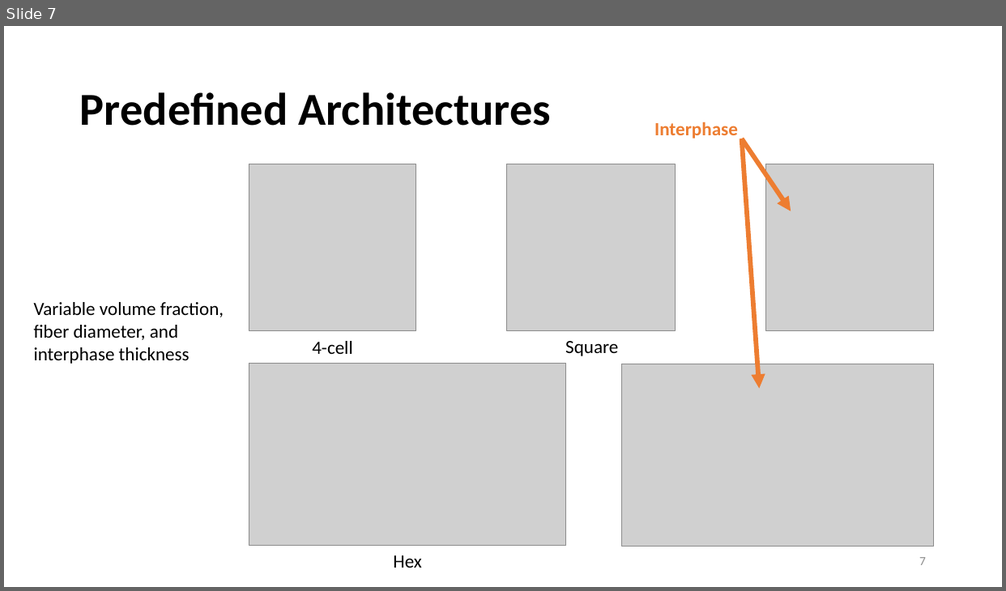
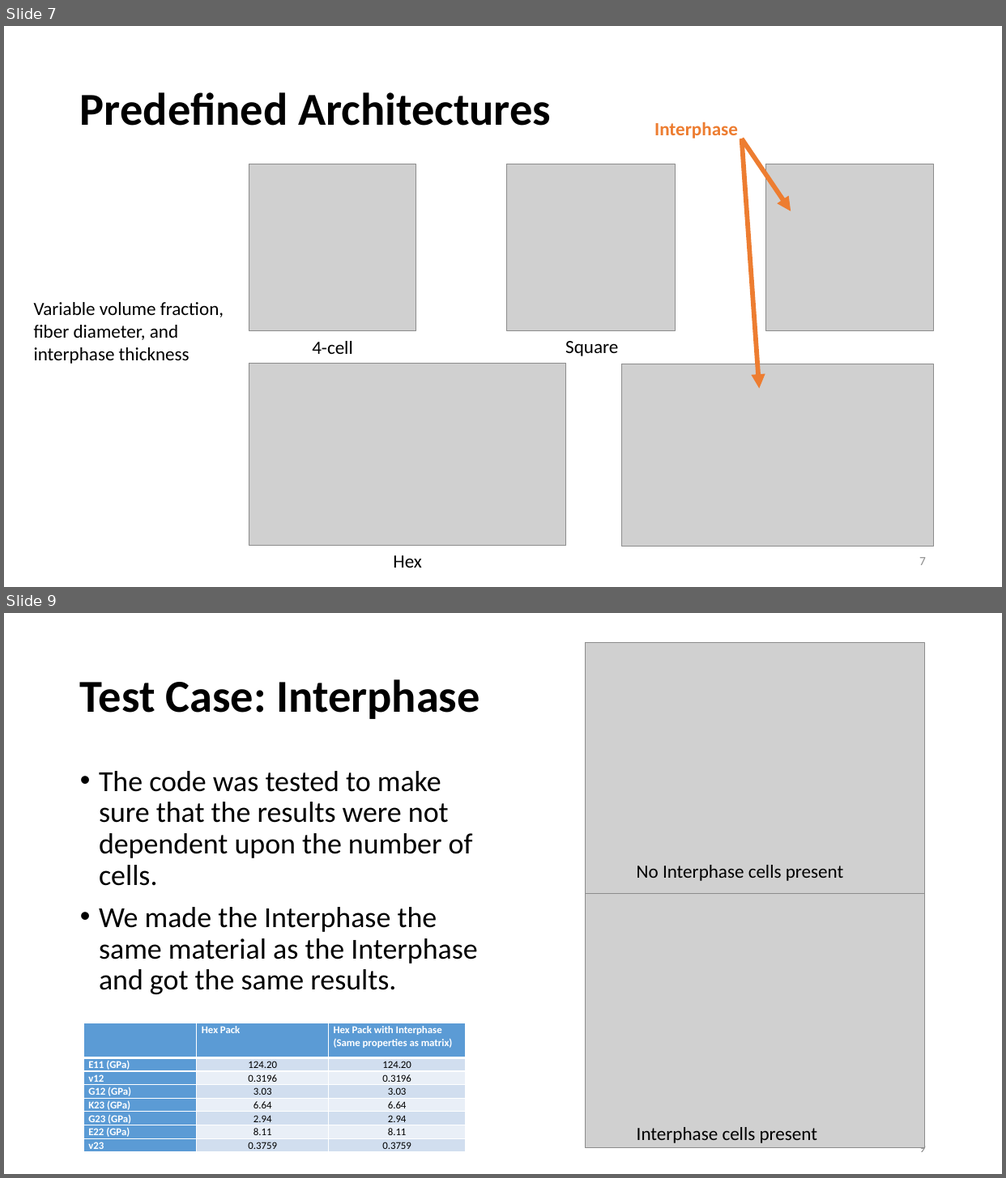
Before and after one commit to nahernz/Method_of_Cells, a slide deck: Generalized Method of Cells (08-01-2014).pptx. Shown one above the other, each under a label of ours: slide 7 before the commit, slides 7 and 9 after it; the slides between them are not shown. The pictures are 1006x591 and 1006x1178 pixels, drawn with LibreOffice and Linux fonts; fonts in the diff are those of the drawing; grey boxes stand for pictures. Boxes give left, top, right and bottom in pixels: in the first picture for what was removed or moved away, otherwise in the second. Text is boxed around its words. In the diff, an @@ line names an element or a change of style, - is before the commit and + after.

```diff
--- a/Generalized Method of Cells (08-01-2014).pptx
+++ b/Generalized Method of Cells (08-01-2014).pptx
@@ slide 9 added at <box>4,613,1002,1174</box>, background #FFFFFF @@
@@ picture added at <box>586,643,925,897</box> @@
@@ title added at <box>80,679,479,719</box>, 44 pt, text #000000, bold @@
+Test Case: Interphase
@@ text added at <box>99,771,477,995</box>, 28 pt, text #000000 @@
+• The code was tested to make sure that the results were not dependent upon the number of cells.
+• We made the Interphase the same material as the Interphase and got the same results.
@@ text added at <box>637,865,843,881</box>, 18 pt, text #000000 @@
+No Interphase cells present
@@ picture added at <box>586,894,925,1148</box> @@
@@ table added at <box>83,1023,465,1156</box>, 8 rows, 3 columns @@
+ | Hex Pack | Hex Pack with Interphase / (Same properties as matrix)
+E11 (GPa) | 124.20 | 124.20
+v12 | 0.3196 | 0.3196
+G12 (GPa) | 3.03 | 3.03
+K23 (GPa) | 6.64 | 6.64
+G23 (GPa) | 2.94 | 2.94
+E22 (GPa) | 8.11 | 8.11
+v23 | 0.3759 | 0.3759
@@ text added at <box>637,1127,817,1144</box>, 18 pt, text #000000 @@
+Interphase cells present
@@ page number added at <box>919,1142,926,1152</box>, 12 pt, text #8C8C8C @@
+9
```
Also in this commit, not shown: 1 slide changed, 4 other slides added, 1 slide removed, 4 other files.
